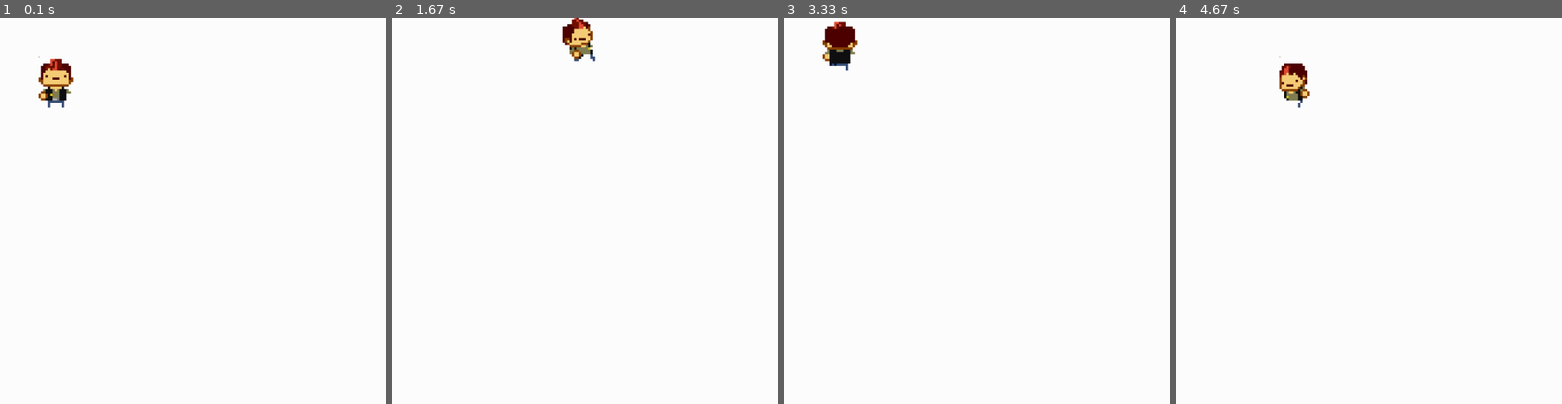
Above: before the commit, frames 1-4 (left to right).
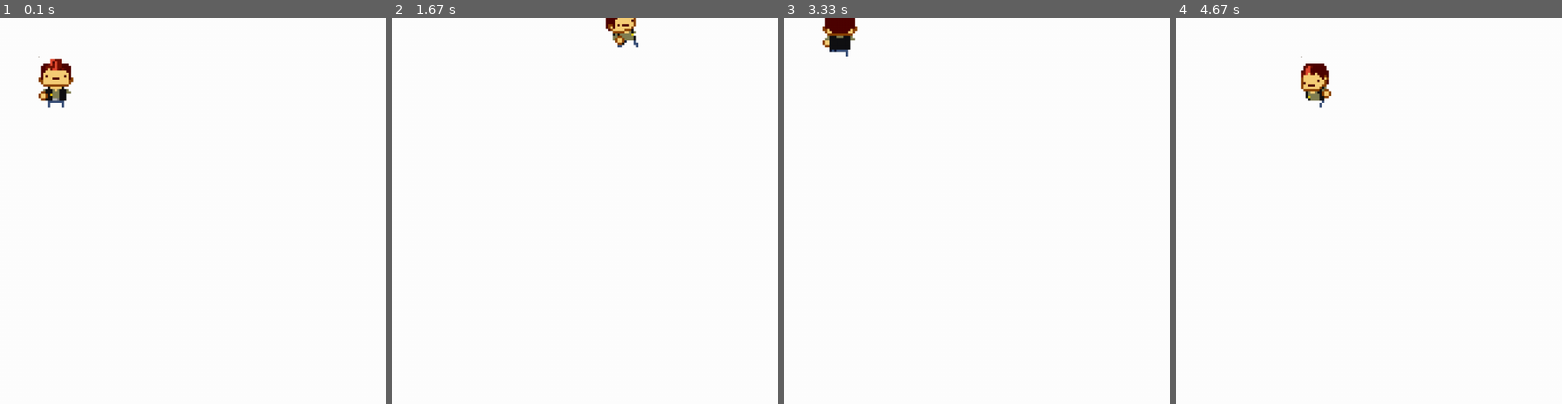
Above: after the commit, the same moments.

Repository: Alexhappytim/PyGame_YAndex
Game: pygame game, started from animatoin.py
Two runs of this game, one before a commit and one after it. Both use one fixed random seed, a clock stepped at 60 frames per second and the inputs below.
Inputs:
- Up to frame 1 (0.1 s): no input
- Up to frame 2 (1.67 s): hold D 0.33-0.8 s; hold W 0.83-1.13 s; hold D 1.17-1.63 s
- Up to frame 3 (3.33 s): hold A 1.67-2.2 s; hold S 2.23-2.53 s; hold A 2.57-2.97 s; hold W from 3 s (still down)
- Up to frame 4 (4.67 s): release W at 3.37 s; hold D 3.4-4.03 s; hold S 4.07-4.43 s; hold A from 4.47 s (still down)
The pictures show only the part of the screen within x 0-50%, y 0-50%; the shares and areas given below are measured in that part.
In our replay, the window is 450x450 before the commit and 900x900 after it. These sizes can differ from the game's own. Grey fills any space a smaller window leaves; there, only what the larger window draws over its background counts as a difference.

The runs differ from the first frame. In frame 1, only the window size differs. In frame 2, 1.1% of the frame differs, in the area x 44-64%, y 0-12%; in frame 3, 0.9%; in frame 4, 1.2%, in the area x 26-41%, y 10-24%.

Commit message:
Added crosshair cursor, prepared gun images

Diff:
--- a/animatoin.py
+++ b/animatoin.py
@@ -15,6 +15,37 @@
 all_sprites = pygame.sprite.Group()
 tiles_group = pygame.sprite.Group()
 player_group = pygame.sprite.Group()
+
+# курсор вот так вот смешно делается
+crosshair = (
+    "      XXXXXXXXXX        ",
+    "      XXXXXXXXXX        ",
+    "    XX..........XX      ",
+    "    XX..........XX      ",
+    "  XX..XXXX..XXXX..XX    ",
+    "  XX..XXXX..XXXX..XX    ",
+    "XX..XX    XX    XX..XX  ",
+    "XX..XX    XX    XX..XX  ",
+    "XX..XX    XX    XX..XX  ",
+    "XX..XX    XX    XX..XX  ",
+    "XX....XXXX  XXXX....XX  ",
+    "XX....XXXX  XXXX....XX  ",
+    "XX..XX    XX    XX..XX  ",
+    "XX..XX    XX    XX..XX  ",
+    "XX..XX    XX    XX..XX  ",
+    "XX..XX    XX    XX..XX  ",
+    "  XX..XXXX..XXXX..XX    ",
+    "  XX..XXXX..XXXX..XX    ",
+    "    XX..........XX      ",
+    "    XX..........XX      ",
+    "      XXXXXXXXXX        ",
+    "      XXXXXXXXXX        ",
+    "                        ",
+    "                        ",
+)
+
+cursor = pygame.cursors.compile(crosshair)
+pygame.mouse.set_cursor((24, 24), (0, 0), *cursor)
 
 
 def load_image(name, colorkey=None):
@@ -104,7 +135,7 @@
         # walk_w walk_a walk_s walk_d
         self.prev_sprite = 2
         self.set_sprite(2)
-        self.speed = 3
+        self.speed = 4
         self.roll = 0
         self.direction = None
 
@@ -200,7 +231,7 @@
     k = 1
     all_sprites = pygame.sprite.Group()
     player = Player(50, 50)
-    size = height, weight = 500, 500
+    size = height, weight = 1000, 1000
     screen = pygame.display.set_mode(size)
     screen.fill(pygame.Color('white'))
     all_sprites.update()
Binary file added: data/animation/guns/ak-47/AK-47.png
Binary file added: data/animation/guns/ak-47/AK-47_001.png
Binary file added: data/animation/guns/ak-47/AK-47_002.png
Binary file added: data/animation/guns/ak-47/AK-47_003.png
Binary file added: data/animation/guns/ak-47/ak-47_reload_001.png
Binary file added: data/animation/guns/ak-47/ak-47_reload_002.png
Binary file added: data/animation/guns/ak-47/ak-47_shoot_001.png
Binary file added: data/animation/guns/ak-47/ak-47_shoot_002.png
Binary file added: data/animation/guns/awp/awp_fire_001.png
Binary file added: data/animation/guns/awp/awp_fire_002.png
Binary file added: data/animation/guns/awp/awp_fire_003.png
Binary file added: data/animation/guns/awp/awp_fire_004 1.png
(and 14 more such lines)
